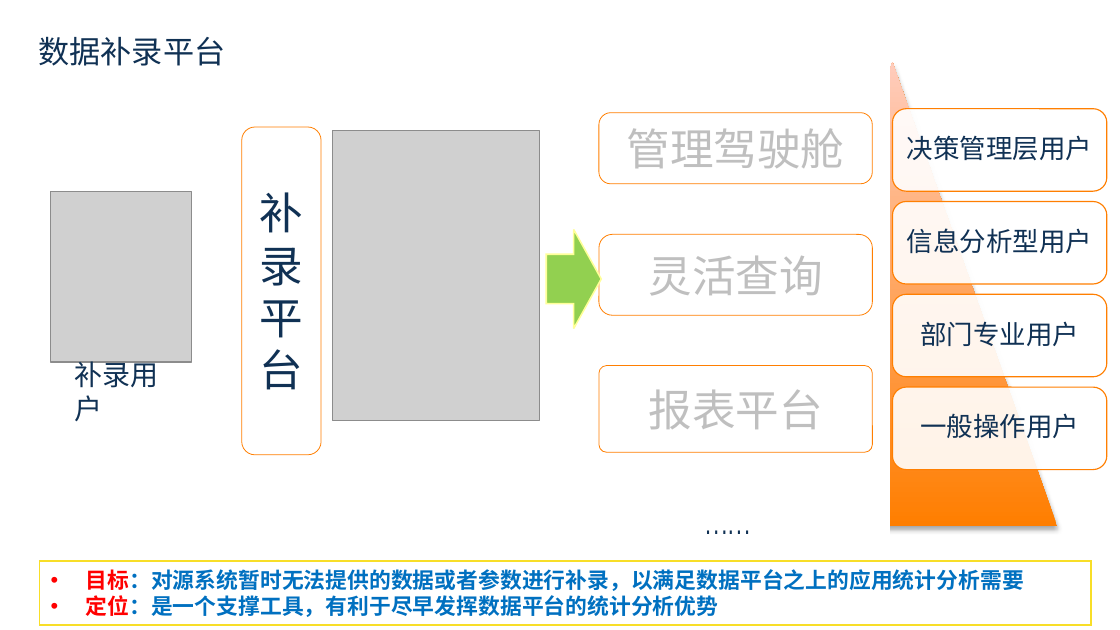
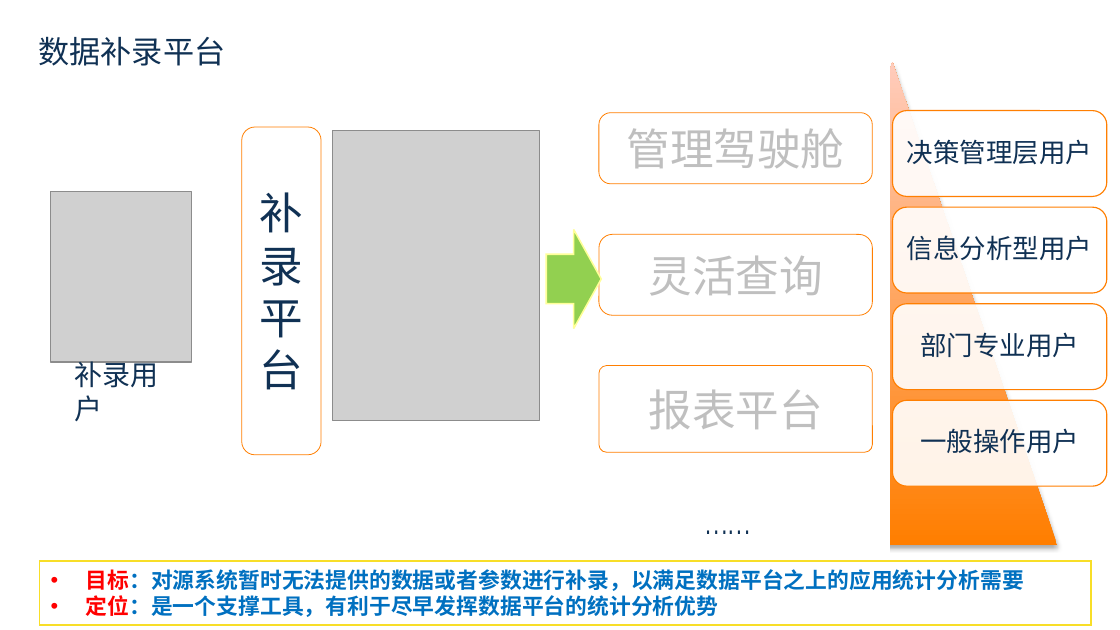
Before and after one commit to yaoran2000/MyWork, a slide deck: slide 17 of HJDX/恒基达鑫大数据平台二期项目规划建议.pptx. Drawn at 1120x630 pixels with LibreOffice and Linux fonts; fonts in the diff are those of the drawing; grey boxes stand for pictures; background and template pictures are left out. Boxes give left, top, right and bottom in pixels: in the first picture for what was removed or moved away, otherwise in the second. Text is boxed around its words. In the diff, an @@ line names an element or a change of style, - is before the commit and + after.

```diff
--- a/HJDX/恒基达鑫大数据平台二期项目规划建议.pptx
+++ b/HJDX/恒基达鑫大数据平台二期项目规划建议.pptx
@@ triangle: place and size @@
-triangle at [728, 63, 1057, 526]
+triangle at [728, 63, 1057, 545]
@@ rounded rectangle: place and size @@
-rounded rectangle at [893, 109, 1107, 192]
+rounded rectangle at [893, 111, 1107, 197]
@@ text "决策管理层用户": place and size @@
-text "决策管理层用户" at [907, 135, 1092, 161]
+text "决策管理层用户" at [907, 139, 1092, 165]
@@ rounded rectangle: place and size @@
-rounded rectangle at [893, 202, 1107, 284]
+rounded rectangle at [893, 207, 1107, 293]
@@ text "信息分析型用户": place and size @@
-text "信息分析型用户" at [907, 228, 1092, 254]
+text "信息分析型用户" at [907, 235, 1092, 261]
@@ rounded rectangle: place and size @@
-rounded rectangle at [893, 295, 1107, 377]
+rounded rectangle at [893, 304, 1107, 390]
@@ text "部门专业用户": place and size @@
-text "部门专业用户" at [920, 321, 1079, 346]
+text "部门专业用户" at [920, 332, 1079, 357]
@@ rounded rectangle: place and size @@
-rounded rectangle at [893, 388, 1107, 470]
+rounded rectangle at [893, 400, 1107, 486]
@@ text "一般操作用户": place and size @@
-text "一般操作用户" at [920, 413, 1079, 438]
+text "一般操作用户" at [920, 428, 1079, 453]
```
Also in this commit, not shown: 2 other slides changed, 2 other files.
